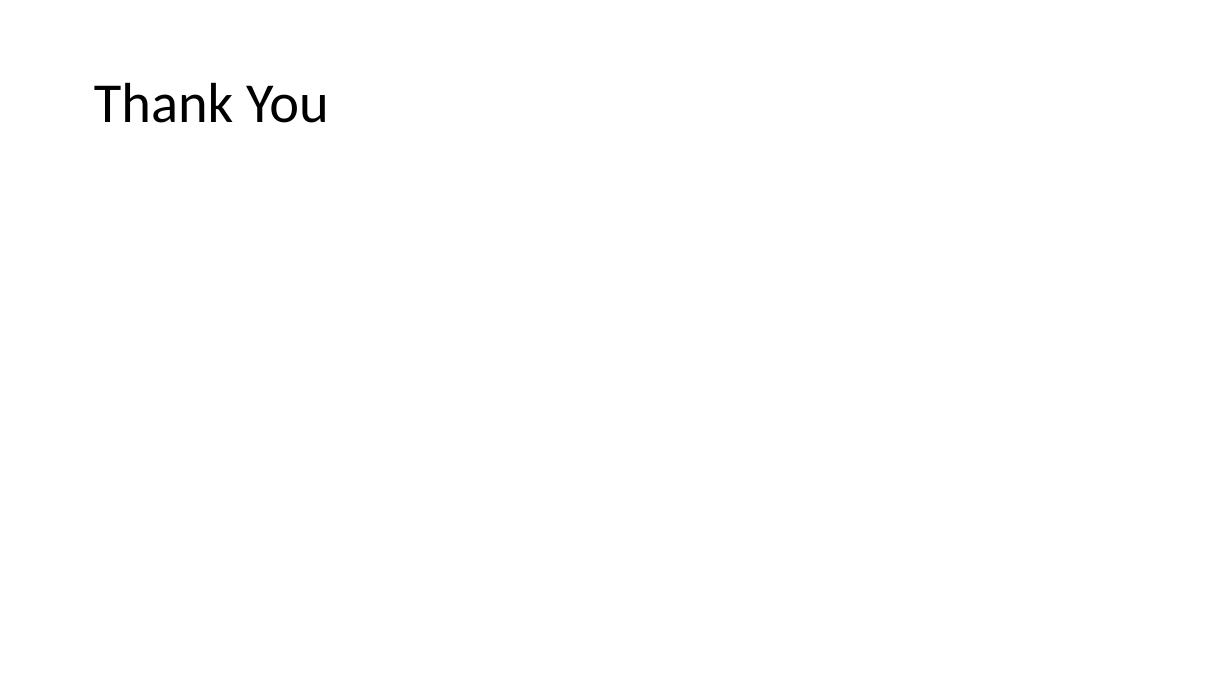
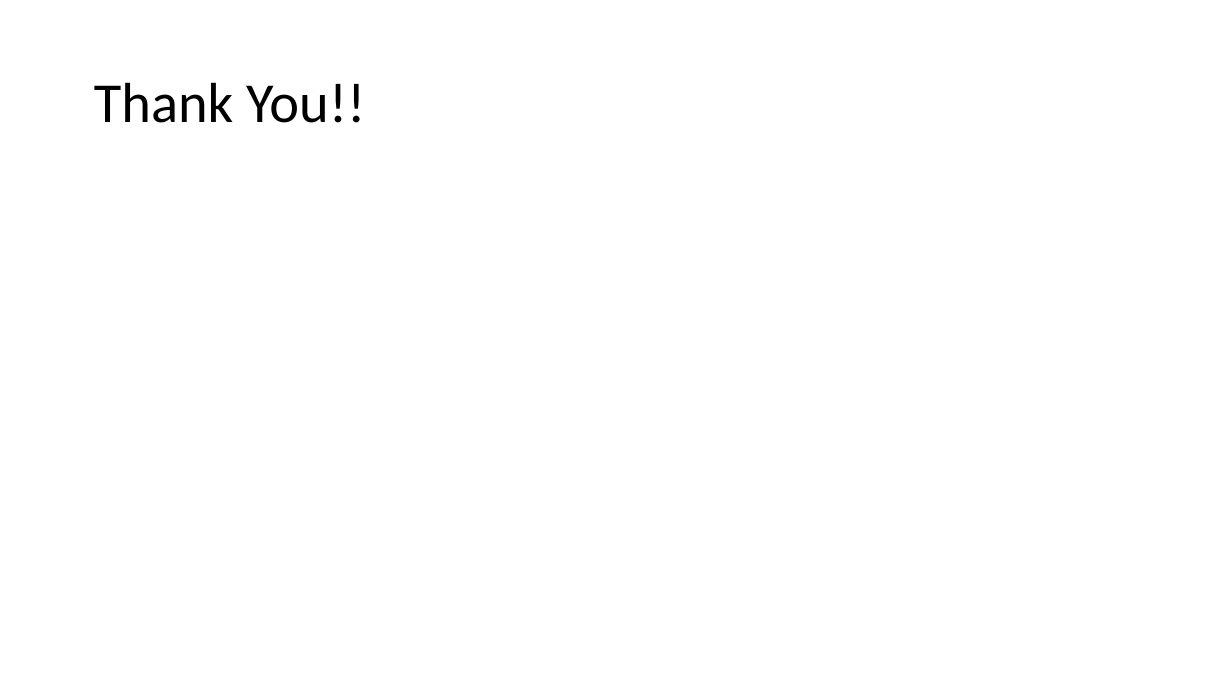
Before and after one commit to dhchoi-lazy/course-materials, a slide deck: slide 3 of week12/branch.pptx. Drawn at 1232x693 pixels with LibreOffice and Linux fonts; fonts in the diff are those of the drawing. Boxes give left, top, right and bottom in pixels: in the first picture for what was removed or moved away, otherwise in the second. Text is boxed around its words. In the diff, an @@ line names an element or a change of style, - is before the commit and + after.

Commit message:
branch thank you

```diff
--- a/week12/branch.pptx
+++ b/week12/branch.pptx
@@ title at (94, 82, 365, 123): text changed @@
-Thank You
+Thank You!!
```
